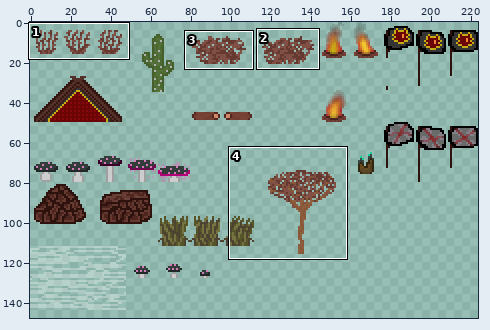
One commit to this sprite sheet: Assets/Art/Objects/ObjectsPng/desertSwampObjects.png. The picture above shows the old version from afar; the outline marks the close-up.
Close-up. Before the edit:
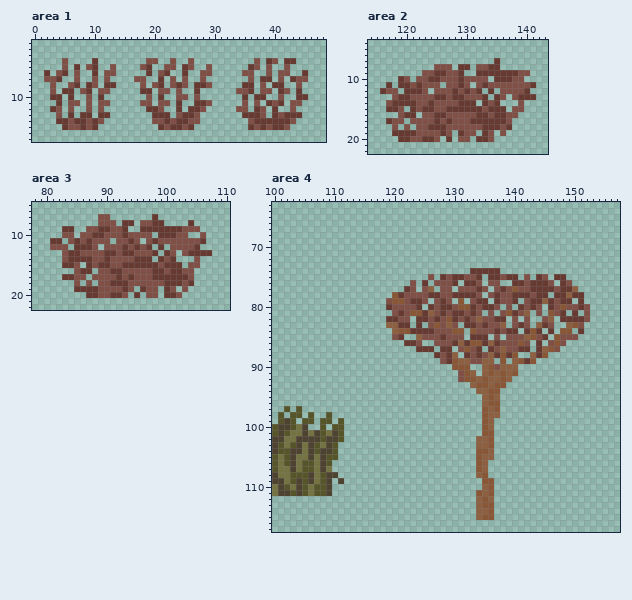
The file is 224x224 pixels. Pixels under 10% opacity are left out. Colours within 5 levels of each other are drawn and written as one. Shown: area 1: x 0..48, y 1..17; area 2: x 114..143, y 4..22; area 3: x 78..110, y 5..22; area 4: x 100..157, y 63..117. The wide view leaves out empty margins. The commit also changed other parts of the picture, which this record leaves out.
Now the later version:
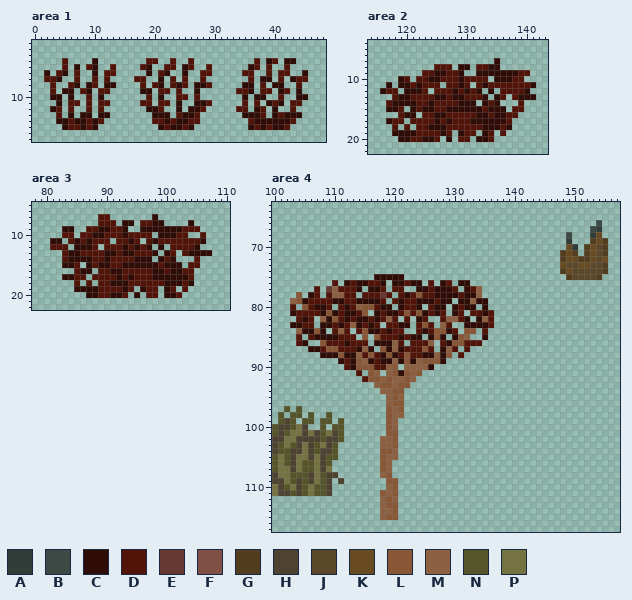
Palette (. is transparent): A #323c39  B #3c4945  C #300c06  D #521308  E #663931  F #804f46  G #523e1f  H #4e4230  J #5b4729  K #684b21  L #895735  M #8d6041  N #565529  P #757342
Change:
Area 1:
y 4: x 5 F -> D; x 10 E -> C; x 19..20 FF -> DD; x 23 F -> D; x 26 F -> D; x 37 F -> D; x 39..40 EF -> CD; x 42..43 EE -> CC
y 5: x 5 F -> D; x 7 E -> C; x 9..10 FE -> DC; x 13 F -> D; x 18..19 FE -> DC; x 22..23 FF -> DD; x 25..26 EF -> CD; x 29 F -> D; x 36..37 EF -> CD; x 39 F -> D; x 42 F -> D
y 6: x 2 E -> C; x 4..5 FE -> DC; x 7 F -> D; x 10 E -> C; x 12..13 FF -> DD; x 19 E -> C; x 21..22 FE -> DC; x 25 E -> C; x 28..29 FF -> DD; x 35..36 FF -> DD; x 39 F -> D; x 41..42 FF -> DD; x 45 E -> C
y 7: x 2..4 FFE -> DDC; x 7 F -> D; x 10 F -> D; x 12 F -> D; x 17..18 FF -> DD; x 21 E -> C; x 23 F -> D; x 25 F -> D; x 28 F -> D; x 36 F -> D; x 38..39 EE -> CC; x 41 F -> D; x 43..45 EFF -> CDD
y 8: x 3 F -> D; x 6..7 FE -> DC; x 9..10 EF -> CD; x 12..13 EE -> CC; x 18 F -> D; x 20..21 FE -> DC; x 23..25 FEF -> DCD; x 27..29 EEF -> CCD; x 35..36 EE -> CC; x 38 F -> D; x 40..41 EE -> CC; x 44 F -> D
y 9: x 3 F -> D; x 5..6 EE -> CC; x 8..9 FE -> DC; x 11..12 FF -> DD; x 18..19 EE -> CC; x 21..22 FF -> DD; x 24 F -> D; x 27 E -> C; x 34..36 FFE -> DDC; x 38..39 FF -> DD; x 41..42 EF -> CD; x 44 E -> C
y 10: x 3..4 EE -> CC; x 6 E -> C; x 9 F -> D; x 11 E -> C; x 19 F -> D; x 21 E -> C; x 24..25 FF -> DD; x 27 F -> D; x 35 E -> C; x 37..38 EE -> CC; x 41 F -> D; x 44..45 EE -> CC
y 11: x 4 E -> C; x 6..7 FF -> DD; x 9 F -> D; x 11..12 FF -> DD; x 18..19 FF -> DD; x 21..22 FF -> DD; x 24 E -> C; x 27..29 EEF -> CCD; x 35 F -> D; x 37 F -> D; x 39..41 EFE -> CDC; x 43..44 FF -> DD
y 12: x 3..4 EF -> CD; x 6 F -> D; x 9 F -> D; x 11 F -> D; x 19..21 EEF -> CCD; x 24 E -> C; x 26..28 EEF -> CCD; x 34..35 FF -> DD; x 37..38 EF -> CD; x 40 E -> C; x 43 F -> D
y 13: x 4 F -> D; x 6 E -> C; x 8..9 EE -> CC; x 11..12 EE -> CC; x 20..22 EEE -> CCC; x 24..27 FEEF -> DCCD; x 35..38 EEEF -> CCCD; x 40..44 EFEEE -> CDCCC
y 14: x 4..11 EEFEEFEF -> CCDCCDCD; x 20..27 FFEFEEFF -> DDCDCCDD; x 36..43 FEEEEEEF -> DCCCCCCD
y 15: x 5..10 EFFEFE -> CDDCDC; x 21..26 EFEEFE -> CDCCDC; x 36..42 EFEFEEF -> CDCDCCD
Area 2:
y 7: x 135 E -> C
y 8: x 125..127 FFF -> DDD; x 129..130 EE -> CC; x 132..135 FFEE -> DDCC
y 9: x 123..129 FFEEFFE -> DDCCDDC; x 132..140 EEEEEEEFF -> CCCCCCCDD
y 10: x 119..120 EF -> CD; x 122..133 FFEEFFFEFFFF -> DDCCDDDCDDDD; x 135..139 EEEFF -> CCCDD
y 11: x 117 E -> C; x 119..125 EEFEFFF -> CCDCDDD; x 127..130 FFEF -> DDCD; x 132..141 FEFFFFFFFE -> DCDDDDDDDC
y 12: x 116..118 EFF -> CDD; x 120..123 EEEF -> CCCD; x 125..132 FFFEFEFE -> DDDCDCDC; x 134 E -> C; x 136..140 FFFFE -> DDDDC
y 13: x 118..133 FEEFFFFEEFEEFFFE -> DCCDDDDCCDCCDDDC; x 135..136 EF -> CD; x 138..141 FEEE -> DCCC
y 14: x 117..131 FEEEEFFEFFFFEEE -> DCCCCDDCDDDDCCC; x 133..135 EFE -> CDC; x 139 F -> D
y 15: x 117..119 EEF -> CCD; x 121..136 EFEEFFEEEEEEFEEE -> CDCCDDCCCCCCDCCC; x 138..139 FF -> DD
y 16: x 119..121 FEE -> DCC; x 123..138 FFEEFFFFFEEFEEFF -> DDCCDDDDDCCDCCDD
y 17: x 117..119 EFF -> CDD; x 121..137 FFFFEFEFFFEEEEEEF -> DDDDCDCDDDCCCCCCD
y 18: x 118 F -> D; x 120 F -> D; x 122..137 FFEEEFFFFFFEEEFE -> DDCCCDDDDDDCCCDC
y 19: x 118..127 EEEEFFFFEF -> CCCCDDDDCD; x 129..131 EFF -> CDD; x 133..134 EF -> CD; x 136 F -> D
y 20: x 119..125 EEFFEEF -> CCDDCCD; x 127 E -> C; x 129..130 FF -> DD; x 132..134 EEF -> CCD
Area 3:
y 7: x 89..90 FF -> DD; x 98 E -> C
y 8: x 89..91 FFF -> DDD; x 93..94 EE -> CC; x 96..99 FFEE -> DDCC; x 104 E -> C
y 9: x 83..84 EE -> CC; x 87..93 FFEEFFE -> DDCCDDC; x 96..105 EEEEEEEFFF -> CCCCCCCDDD
y 10: x 83..84 FF -> DD; x 86..97 FFEEFFFEFFFF -> DDCCDDDCDDDD; x 99..103 EEEFF -> CCCDD; x 106 F -> D
y 11: x 81..82 EE -> CC; x 84..90 FEFEFFF -> DCDCDDD; x 92..95 FFEF -> DDCD; x 97..106 FEFFFFFFFE -> DCDDDDDDDC
y 12: x 81..83 FFF -> DDD; x 85..88 EEEF -> CCCD; x 90..97 FFFEFEFE -> DDDCDCDC; x 99 E -> C; x 101..105 FFFFE -> DDDDC
y 13: x 83..98 FEEFFFFEEFEEFFFE -> DCCDDDDCCDCCDDDC; x 100..101 EF -> CD; x 103..107 FEEEE -> DCCCC
y 14: x 83..97 FEEEEFFEFFFFEEE -> DCCCCDDCDDDDCCC; x 99..101 EFE -> CDC; x 105 F -> D
y 15: x 83..85 EEF -> CCD; x 87..102 EFEEFFEEEEEEFEEE -> CDCCDDCCCCCCDCCC; x 104..105 FF -> DD
y 16: x 85..87 FEE -> DCC; x 89..104 FFEEFFFFFEEFEEFF -> DDCCDDDDDCCDCCDD
y 17: x 83..86 EEFF -> CCDD; x 88..104 FFFFEFEFFFEEEEEEF -> DDDDCDCDDDCCCCCCD
y 18: x 85 F -> D; x 87 F -> D; x 89..104 FFEEEFFFFFFEEEFE -> DDCCCDDDDDDCCCDC
y 19: x 85..94 EEEEFFFFEF -> CCCCDDDDCD; x 96..98 EFF -> CDD; x 100..101 EF -> CD; x 103 F -> D
y 20: x 87..93 EEFFEEF -> CCDDCCD; x 95 E -> C; x 97..98 FF -> DD; x 100..102 EEF -> CCD
Area 4:
y 66: x 154 . -> B
y 67: x 153..154 .. -> BA
y 68: x 149 . -> B; x 153..154 .. -> AK
y 69: x 149 . -> A; x 153..155 ... -> GKG
y 70: x 149..150 .. -> KA; x 152..155 .... -> GKJG
y 71: x 148..150 ... -> GKG; x 152..155 .... -> GKJG
y 72: x 148..155 ........ -> GKKGGKJK
y 73: x 148..155 ........ -> KJJKKJJG
y 74: x 133..137 EEEEE -> .....; x 148..155 ........ -> GKJJJJJG
y 75: x 117..121 ..... -> CCCCC; x 126 F -> .; x 128..134 EFEEFFE -> .......; x 136..140 EEFEE -> .....; x 142 F -> .; x 144..145 EF -> ..; x 147..154 EE...... -> ..GJJJJG
y 76: x 110 . -> D; x 112..118 ....... -> CDCCDDC; x 120..134 ...F.E.FFFE.EEF -> CCDCC.D.CD.CC..; x 136..137 FF -> ..; x 140..146 EEFEEEF -> .......; x 148..149 EF -> ..
y 77: x 107 . -> D; x 109..114 ...... -> EMDDDC; x 116..118 ... -> CCD; x 120..135 ..EF.FM.FF.FFFEF -> DD..CCDCCCD.CDM.; x 137..150 FEFLFFEEEEFEEM -> ..............
y 78: x 104 . -> L; x 106..107 .. -> CD; x 109..113 ..... -> DMMDD; x 115..134 .....LEFFFFEEFFEEEEF -> DDDED.DCDLDDCCCCDCCM; x 136..145 FEFFEEEFEE -> ..........; x 147..151 EEMEE -> .....
y 79: x 103..129 ................FLLFEEF.FEF -> MLCDDDDCCDDCCCCD.DCDDCCCDCC; x 131..135 L.FEE -> CCMCC; x 137..140 EFFE -> ....; x 142..149 FEEMEFEE -> ........; x 151 E -> .
y 80: x 103 . -> D; x 105..109 ..... -> LDCCD; x 111..124 ........EFFFFE -> DCDMLLDCC.CDDC; x 126..137 EFEEFLLEFEEF -> DCC.CDCC.C..; x 139 F -> .; x 141..144 EFEF -> ....; x 146..152 EFLFFEF -> .......
y 81: x 103..115 ............. -> CDDDDCLCDCCDL; x 117..123 ...FEFL -> CDCCDLD; x 125..136 EMFEFEEFEF.F -> CDCD.CD.DDCD; x 138..142 FLEFM -> .....; x 144 F -> .; x 146..148 LFE -> ...; x 150 E -> .; x 152 F -> .
y 82: x 104..106 ... -> DCD; x 108..122 ...........EEFF -> MCLDCDCCDCDMD.D; x 124..138 EEFEFLEFEFMFFEE -> CD..DMMDC.CMD..; x 140 F -> .; x 142 F -> .; x 145..146 FM -> ..; x 148..152 EEEEF -> .....
y 83: x 103..106 .... -> CCDD; x 108..117 .......... -> CCDCDMCDCD; x 119..122 MMEE -> DDCC; x 124..130 E.FLFMF -> DLD.MD.; x 132..138 EEFEFFM -> CCCCD..; x 140..142 FEF -> ...; x 144..146 MEF -> ...; x 149..151 MLF -> ...
y 84: x 104..108 ..... -> MCCLC; x 110..112 ... -> DMD; x 114..132 ......MLLEEEEFFFLL. -> DLCCDCDD..DCDLLCD.L; x 134..140 FFFEFEE -> .D.....; x 142..144 ELE -> ...; x 146 E -> .; x 148..149 LL -> ..; x 151 E -> .
y 85: x 104 . -> D; x 106..113 ........ -> DCCCCDDD; x 115 . -> L; x 117..135 ...FE..MFFFEFFF.EEE -> LDDDCDCC.CLC.CLM..C; x 137 F -> .; x 139..145 FFFMLFE -> .......; x 147..150 LFFF -> ....
y 86: x 104..105 .. -> DC; x 108..115 ........ -> LDDDCDDD; x 117..142 .....EEF..FFFEMELLEMEFFFLF -> CCCMD.DDDM.DCLLDDD........; x 144 E -> .; x 146..148 FLF -> ...
y 87: x 106..116 ........... -> CCDLLDDDCMC; x 118..126 ......EEE -> LCMCDDDLD; x 128..134 EE.FLFE -> CMD.D..; x 136..142 EFMFFEE -> .......; x 144..147 EMLF -> ....
y 88: x 108..140 ...................EFEM.EFEFMELEL -> CCCLCCMDLDCLCDLDDCCMCL.D.........; x 143..145 MEL -> ...
y 89: x 111..136 .................FELMMFFMM -> CDCLMCDCCMCLCMLLLC........; x 138 L -> .; x 140..143 MLEL -> ....
y 90: x 112..120 ......... -> DCLLLDDML; x 122..126 ..... -> MMMMC; x 130..132 LLL -> ...; x 135..140 MLFMMM -> ......
y 91: x 114 . -> D; x 116..117 .. -> LM; x 119..124 ...... -> MLCLML; x 131..133 FLM -> ...; x 135..140 MLMLML -> ......
y 92: x 115..123 ......... -> DLLMLMMLM; x 131..139 FLLMLMMLM -> .........
y 93: x 117..122 ...... -> MLLMLL; x 133..138 MLLMLL -> ......
y 94: x 118..121 .... -> MMLL; x 134..137 MMLL -> ....
y 95: x 119..121 ... -> MLM; x 135..137 MLM -> ...
y 96: x 119..121 ... -> MLL; x 135..137 MLL -> ...
y 97: x 119..121 ... -> LML; x 135..137 LML -> ...
y 98: x 119..121 ... -> LMM; x 135..137 LMM -> ...
y 99..100: x 119..120 .. -> LM; x 135..136 LM -> ..
y 101: x 119..120 .. -> LL; x 135..136 LL -> ..
y 102..103: x 118..120 ... -> MML; x 134..136 MML -> ...
y 104: x 118..120 ... -> LLM; x 134..136 LLM -> ...
y 105: x 118..120 ... -> LMM; x 134..136 LMM -> ...
y 106..107: x 118..119 .. -> LM; x 134..135 LM -> ..
y 108: x 118..119 .. -> ML; x 134..135 ML -> ..
y 109: x 119..120 .. -> LL; x 135..136 LL -> ..
y 110: x 119..120 .. -> ML; x 135..136 ML -> ..
y 111: x 118..120 ... -> LML; x 134..136 LML -> ...
y 112: x 118..120 ... -> MLM; x 134..136 MLM -> ...
y 113: x 118..120 ... -> MLL; x 134..136 MLL -> ...
y 114: x 118..120 ... -> MML; x 134..136 MML -> ...
y 115: x 118..120 ... -> MLL; x 134..136 MLL -> ...
Where, in picture pixels (left, top, right, bottom), the same in both close-ups:
changed: (44, 58, 212, 130)
changed: (236, 58, 308, 130)
changed: (380, 58, 536, 142)
changed: (50, 214, 212, 298)
changed: (290, 220, 608, 520)
